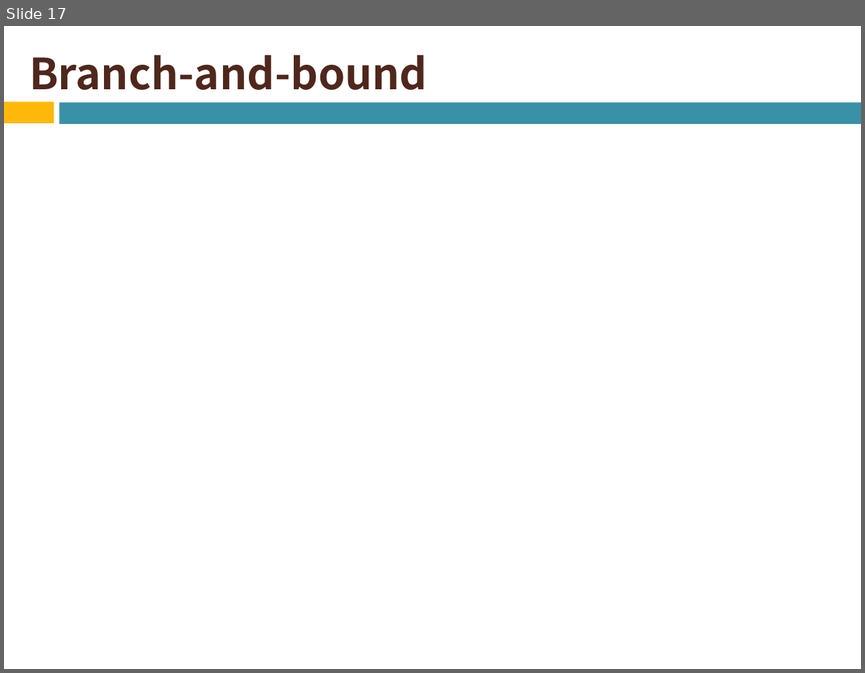
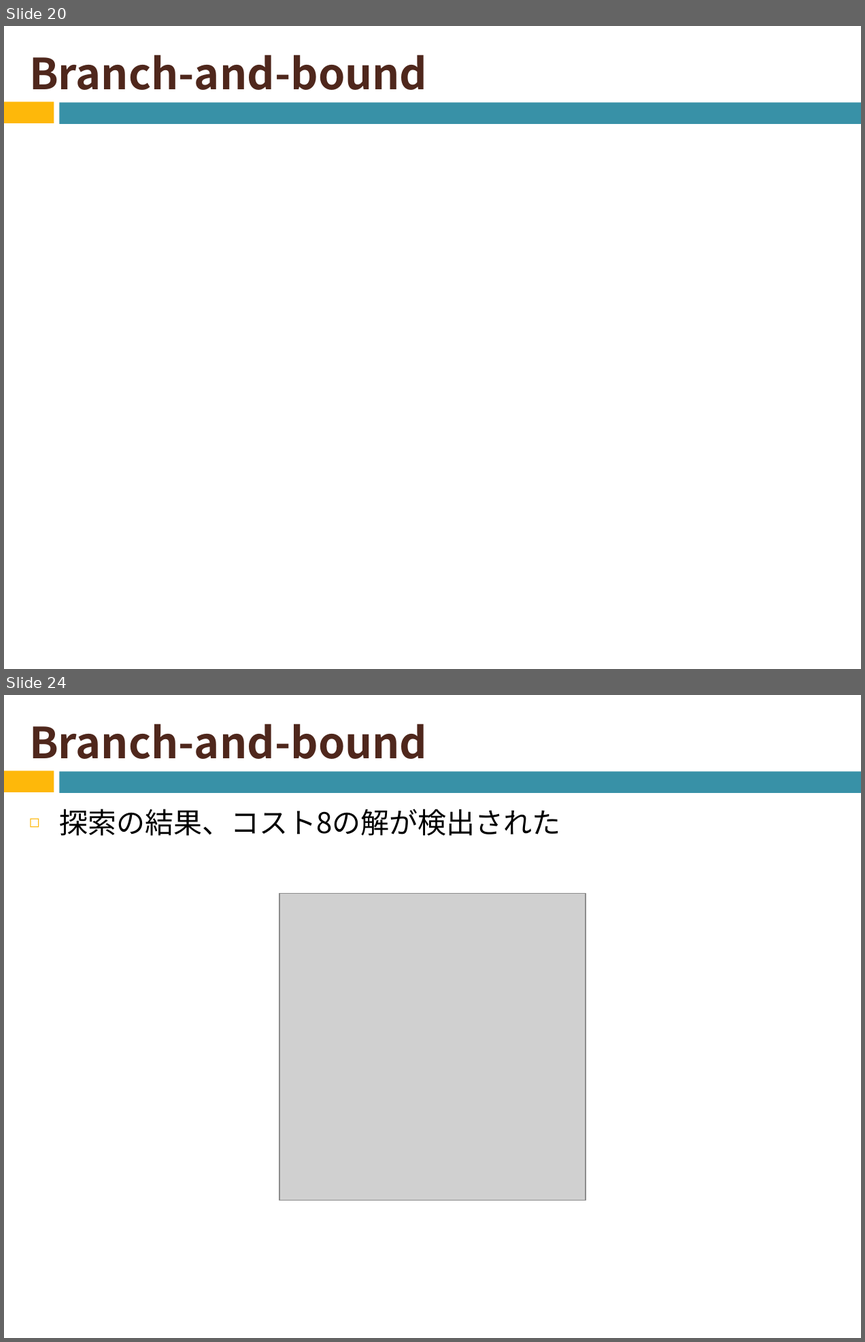
Before and after one commit to naruse-takamasa/seminar, a slide deck: CopingNPCompleteness.pptx. Shown one above the other, each under a label of ours: slide 17 before the commit, slides 20 and 24 after it; the slides between them are not shown. The pictures are 865x673 and 865x1342 pixels, drawn with LibreOffice and Linux fonts; fonts in the diff are those of the drawing; grey boxes stand for pictures. Boxes give left, top, right and bottom in pixels: in the first picture for what was removed or moved away, otherwise in the second. Text is boxed around its words. In the diff, an @@ line names an element or a change of style, - is before the commit and + after.

Commit message:
Branch-and-boundの節のスライドの追加

```diff
--- a/CopingNPCompleteness.pptx
+++ b/CopingNPCompleteness.pptx
@@ slide 24 added at [4,695,861,1338], background #FFFFFF; not listed: 2 template elements that a slide beside it also shows @@
@@ title added at [29,724,427,759], 36 pt, text #4F271C, bold @@
+Branch-and-bound
@@ text added at [59,809,560,836], 24 pt, text #000000 @@
+◻ 探索の結果、コスト8の解が検出された
@@ picture added at [279,894,585,1200] @@
@@ what was slide 17 is now slide 20 @@
```
Also in this commit, not shown: 7 other slides added, 3 other files.
